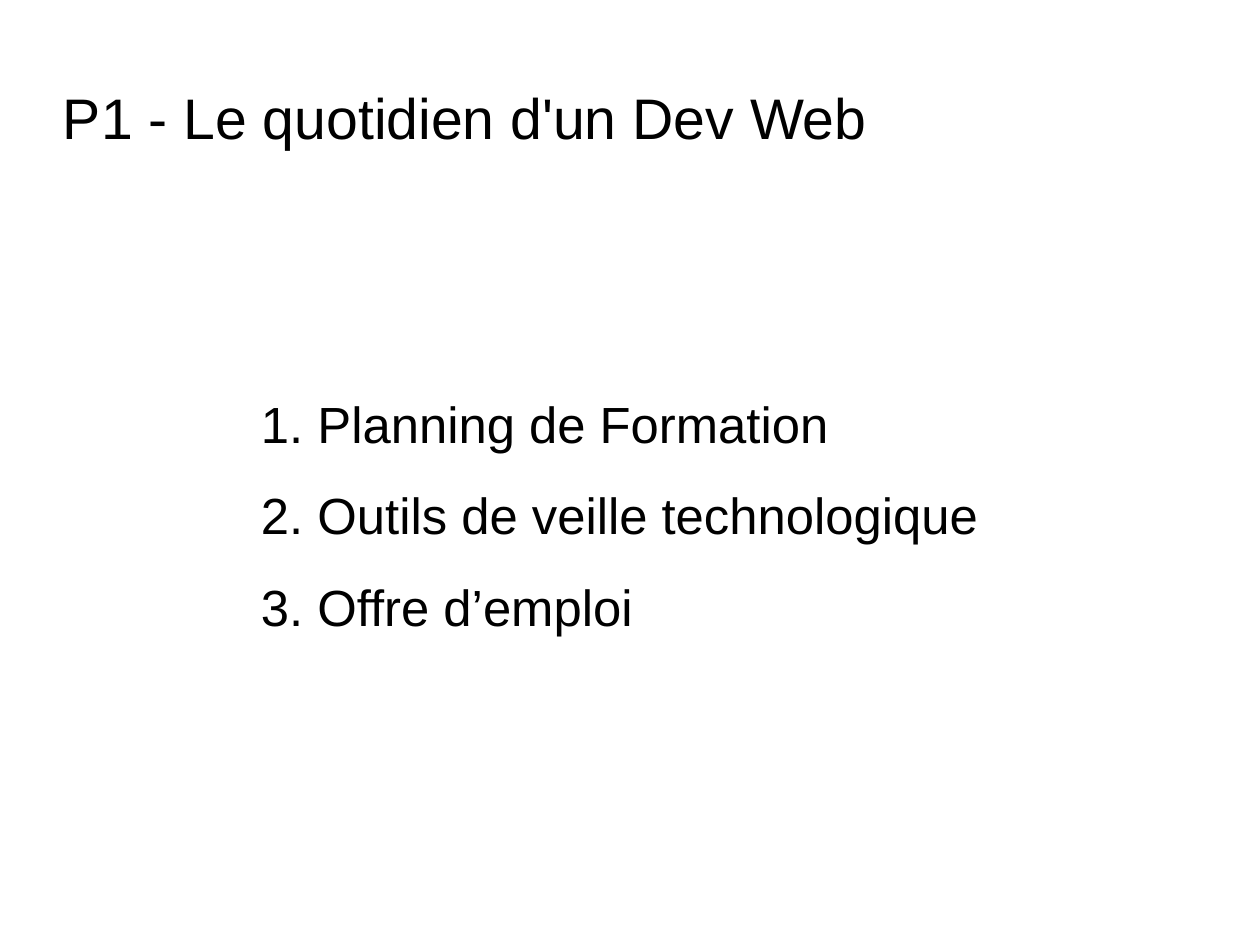
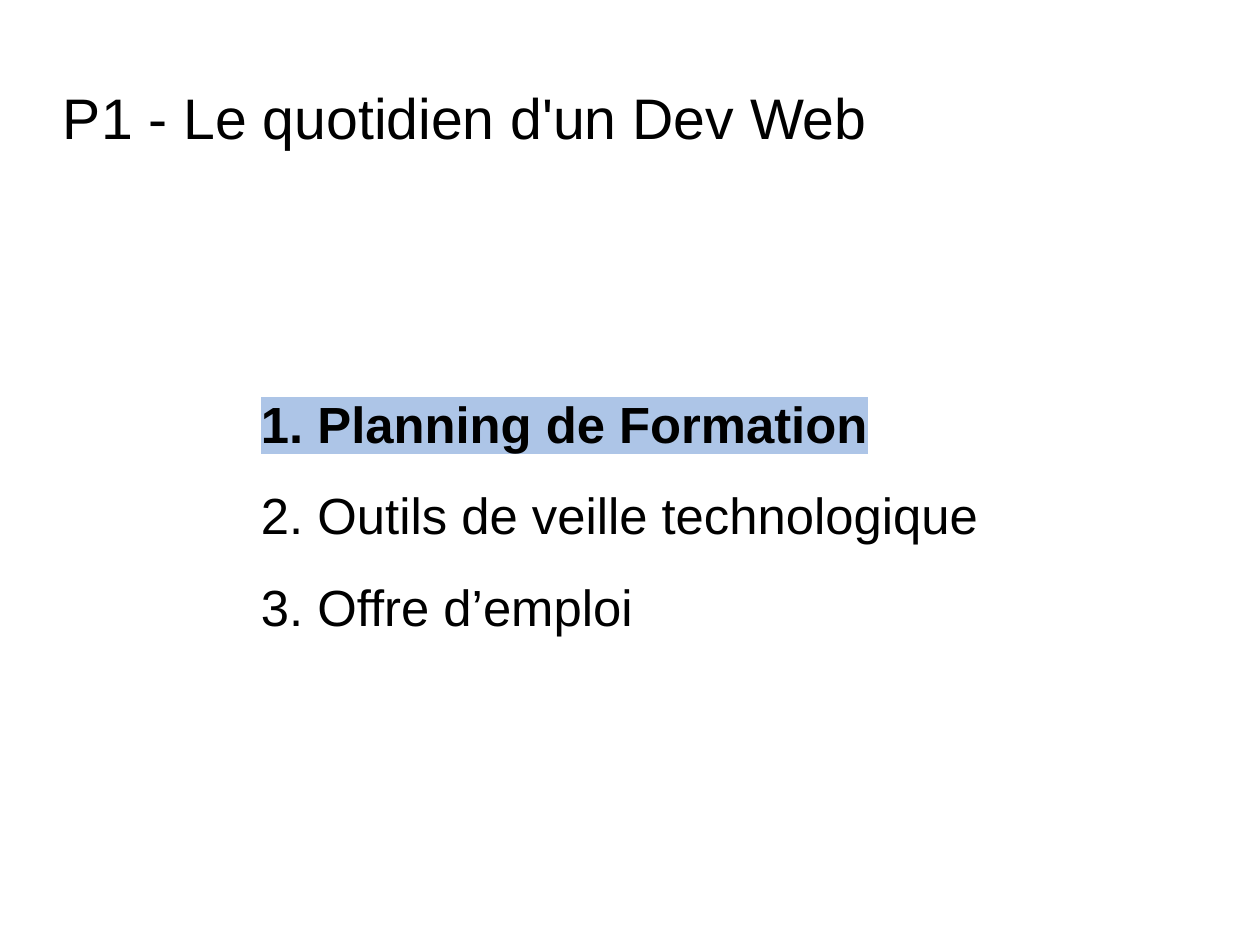
Before and after one commit to RomainSire/OC-P1-Quotidien-Dev-Web, a slide deck: slide 2 of P1_00_Présentation.odp (slide 6 before the commit). Drawn at 1260x945 pixels with LibreOffice and Linux fonts; fonts in the diff are those of the drawing; background and template pictures are left out. Boxes give left, top, right and bottom in pixels: in the first picture for what was removed or moved away, otherwise in the second. Text is boxed around its words. In the diff, an @@ line names an element or a change of style, - is before the commit and + after.

```diff
--- a/P1_00_Présentation.odp
+++ b/P1_00_Présentation.odp
@@ subtitle at bbox=[317, 406, 867, 453]: highlight none to #ADC5E7, bold on in "Planning de Formation" @@
```
Also in this commit, not shown: 8 other slides changed, 1 slide added.
